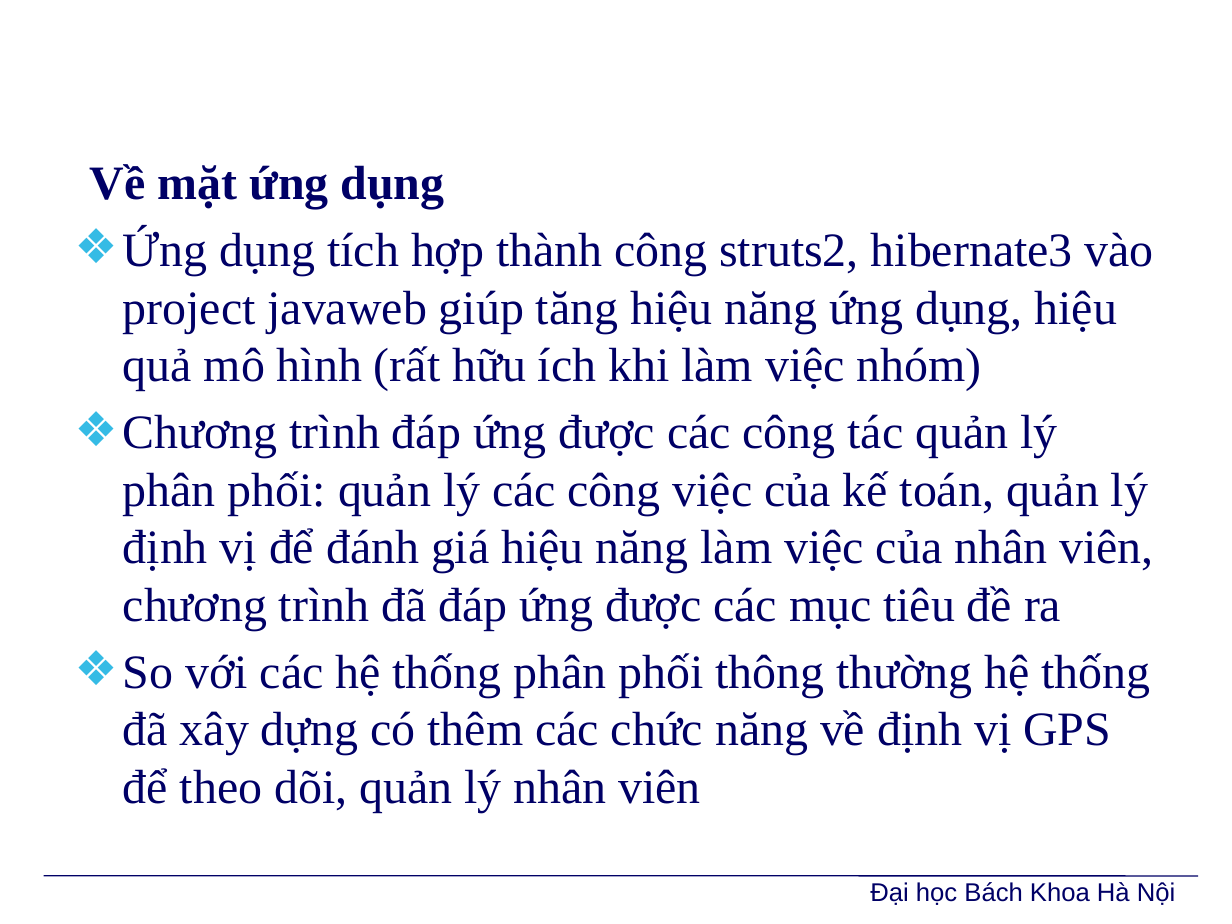
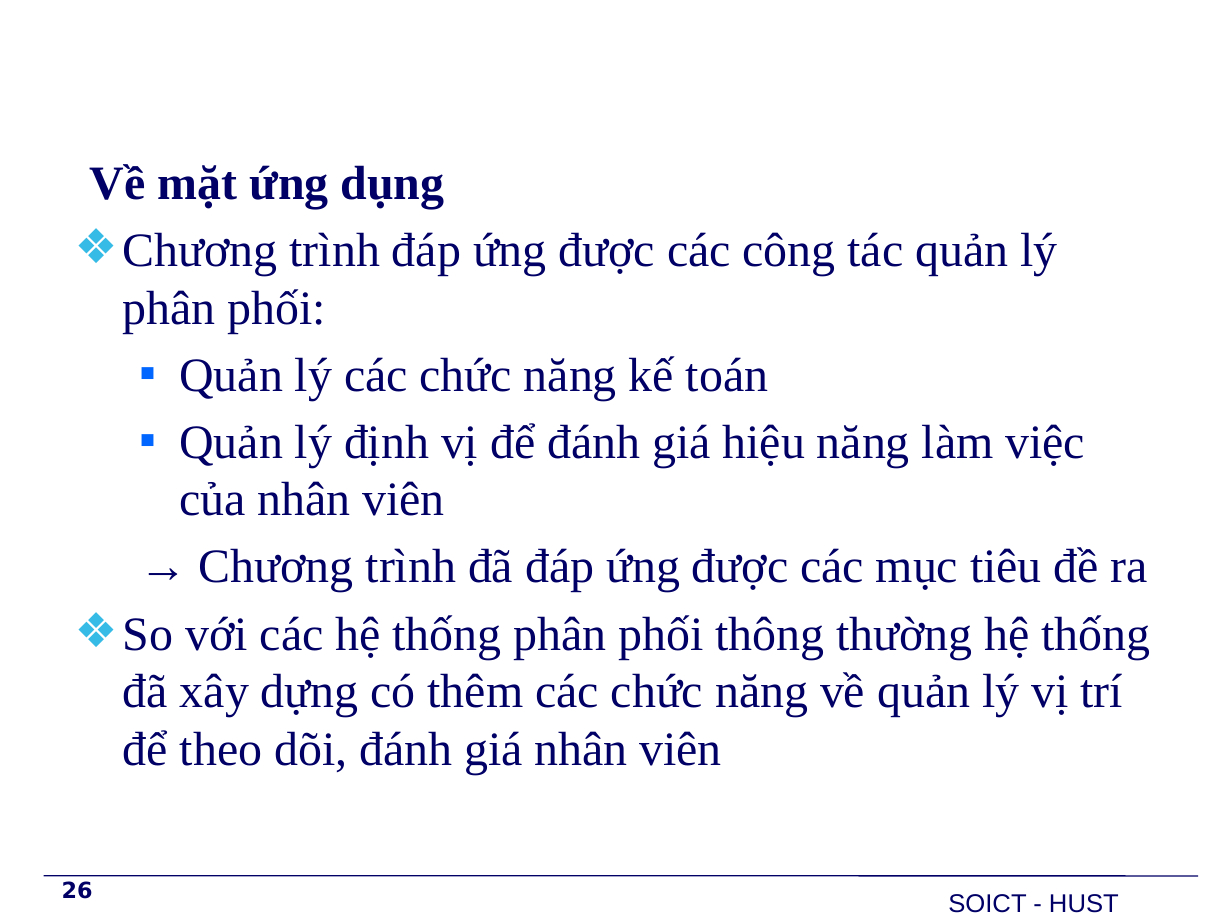
Before and after one commit to PhoenixNguyen/Graduate_Project, a slide deck: slide 26 of Report/BaoVe/TrinhDien/Slide.pptx (slide 33 before the commit). Drawn at 1232x924 pixels with LibreOffice and Linux fonts; fonts in the diff are those of the drawing; background and template pictures are left out. Boxes give left, top, right and bottom in pixels: in the first picture for what was removed or moved away, otherwise in the second. Text is boxed around its words. In the diff, an @@ line names an element or a change of style, - is before the commit and + after.

Commit message:
Change st for slide

```diff
--- a/Report/BaoVe/TrinhDien/Slide.pptx
+++ b/Report/BaoVe/TrinhDien/Slide.pptx
@@ text at (123, 232, 1151, 774): text changed @@
-❖ Ứng dụng tích hợp thành công struts2, hibernate3 vào project javaweb giúp tăng hiệu năng ứng dụng, hiệu quả mô hình (rất hữu ích khi làm việc nhóm)
-❖ Chương trình đáp ứng được các công tác quản lý phân phối: quản lý các công việc của kế toán, quản lý định vị để đánh giá hiệu năng làm việc của nhân viên, chương trình đã đáp ứng được các mục tiêu đề ra
-❖ So với các hệ thống phân phối thông thường hệ thống đã xây dựng có thêm các chức năng về định vị GPS để theo dõi, quản lý nhân viên
+❖ Chương trình đáp ứng được các công tác quản lý phân phối:
+  ▪ Quản lý các chức năng kế toán
+  ▪ Quản lý định vị để đánh giá hiệu năng làm việc của nhân viên
+  → Chương trình đã đáp ứng được các mục tiêu đề ra
+❖ So với các hệ thống phân phối thông thường hệ thống đã xây dựng có thêm các chức năng về quản lý vị trí để theo dõi, đánh giá nhân viên
@@ page number added at (62, 881, 93, 899), 13 pt, text #000066, bold @@
+26
@@ text removed at (870, 882, 1175, 905) @@
-Đại học Bách Khoa Hà Nội
@@ text added at (948, 894, 1119, 913), 15 pt, text #000066 @@
+SOICT - HUST
```
Also in this commit, not shown: 25 other slides changed, 4 slides added, 11 slides removed, 4 other files.
